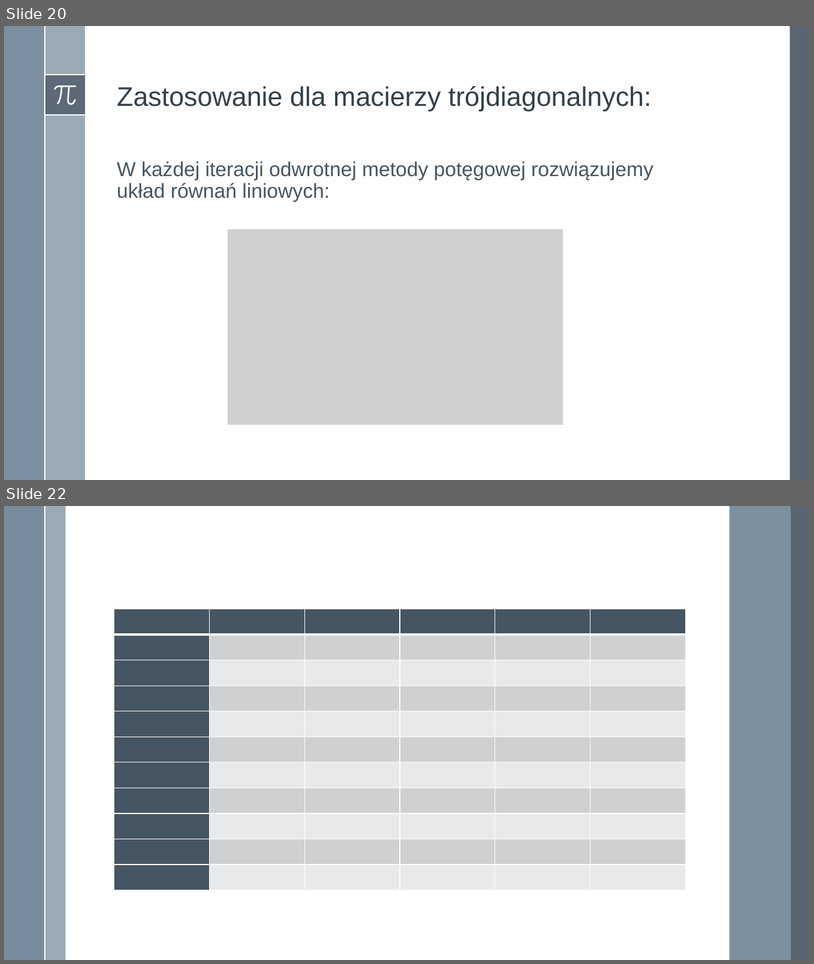
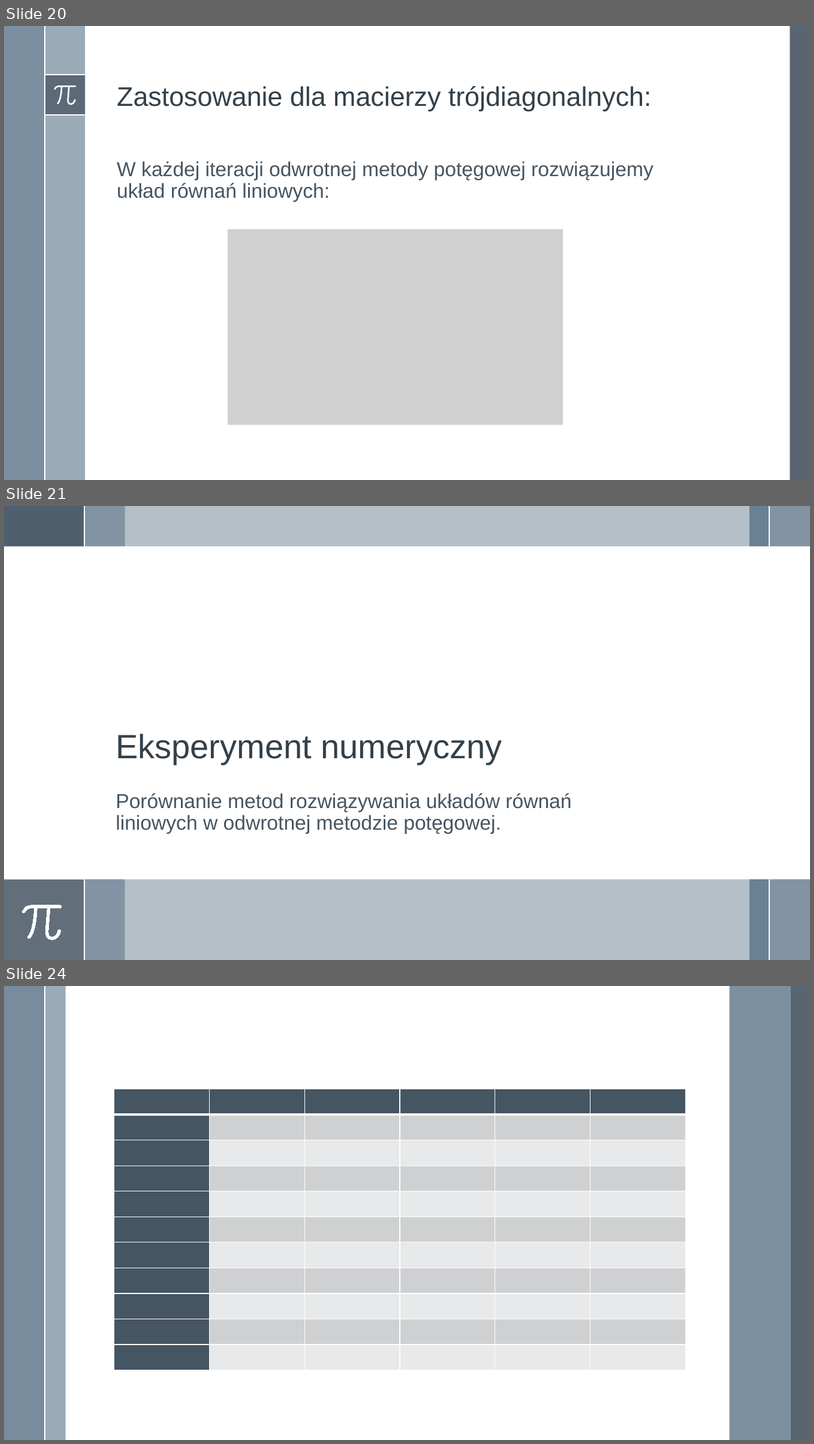
Before and after one commit to adamgracikowski/Numerical-Methods, a slide deck: Project2/Presentation/P2Z20_AGR.pptx. Shown one above the other, each under a label of ours: slides 20 and 22 before the commit, slides 20, 21 and 24 after it; the slides between them are not shown. The pictures are 814x964 and 814x1444 pixels, drawn with LibreOffice and Linux fonts; fonts in the diff are those of the drawing; grey boxes stand for pictures. Boxes give left, top, right and bottom in pixels: in the first picture for what was removed or moved away, otherwise in the second. Text is boxed around its words. In the diff, an @@ line names an element or a change of style, - is before the commit and + after.

```diff
--- a/Project2/Presentation/P2Z20_AGR.pptx
+++ b/Project2/Presentation/P2Z20_AGR.pptx
@@ slide 21 added at [4,506,810,960], background #FFFFFF @@
@@ rectangle added at [4,506,84,547], fill #6A8093 @@
@@ rectangle added at [4,506,810,547], fill #6A8093 at 50% opacity @@
@@ rectangle added at [4,506,84,547], fill #475562 at 75% opacity @@
@@ rectangle added at [84,506,125,547], fill #9BAAB7 @@
@@ line added from (84, 506) to (84, 547), #FFFFFF 1.5 pt @@
@@ rectangle added at [750,506,770,547], fill #6A8093 @@
@@ rectangle added at [770,506,810,547], fill #9BAAB7 @@
@@ line added from (770, 506) to (770, 547), #FFFFFF 1.5 pt @@
@@ title added at [116,733,502,763], 40 pt, text #35404A @@
+Eksperyment numeryczny
@@ text added at [116,793,572,834], 24 pt, text #465562 @@
+Porównanie metod rozwiązywania układów równań liniowych w odwrotnej metodzie potęgowej.
@@ rectangle added at [4,879,810,960], fill #6A8093 at 50% opacity @@
@@ rectangle added at [4,879,84,960], fill #475562 at 75% opacity @@
@@ rectangle added at [84,879,125,960], fill #9BAAB7 @@
@@ line added from (84, 879) to (84, 960), #FFFFFF 1.5 pt @@
@@ rectangle added at [750,879,770,960], fill #6A8093 @@
@@ rectangle added at [770,879,810,960], fill #9BAAB7 @@
@@ line added from (770, 879) to (770, 960), #FFFFFF 1.5 pt @@
@@ freeform shape added at [22,905,62,940], fill #FFFFFF, outline #FFFFFF 0.75 pt @@
@@ what was slide 22 is now slide 24 @@
```
Also in this commit, not shown: 2 other slides added, 1 slide removed.
